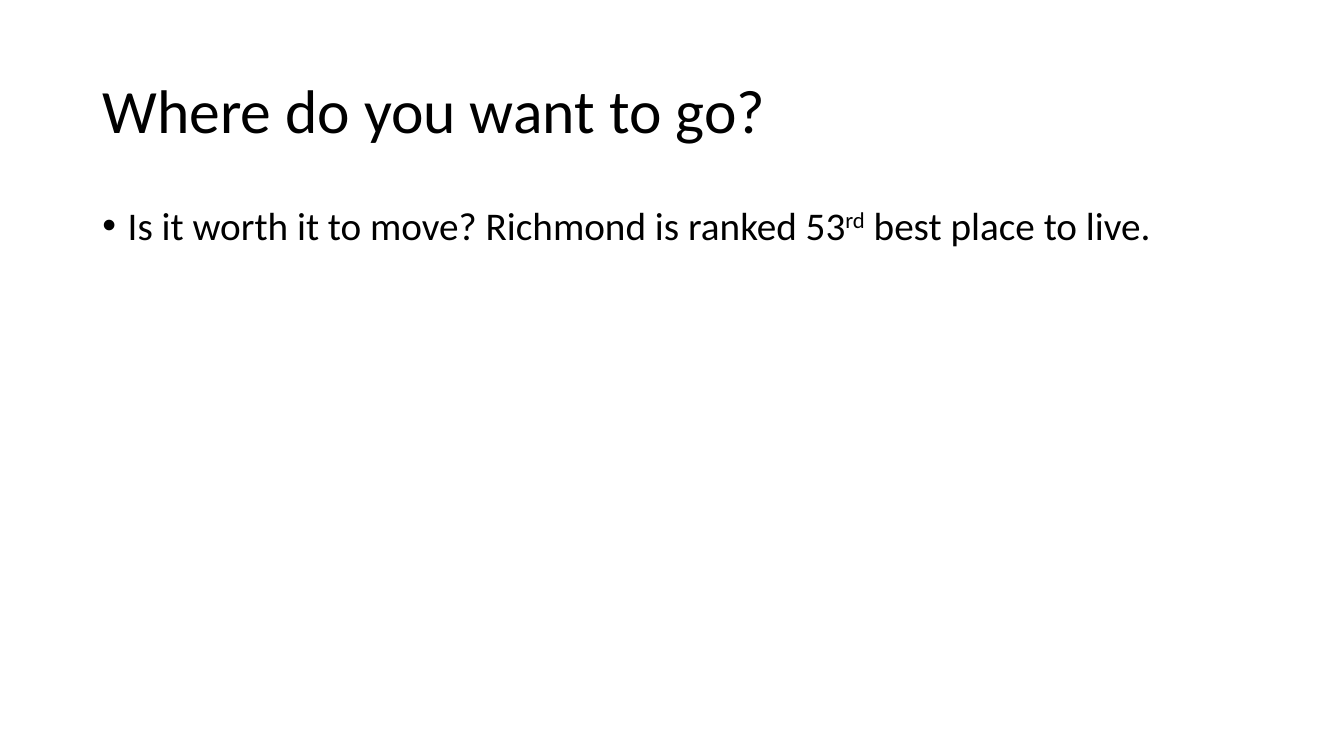
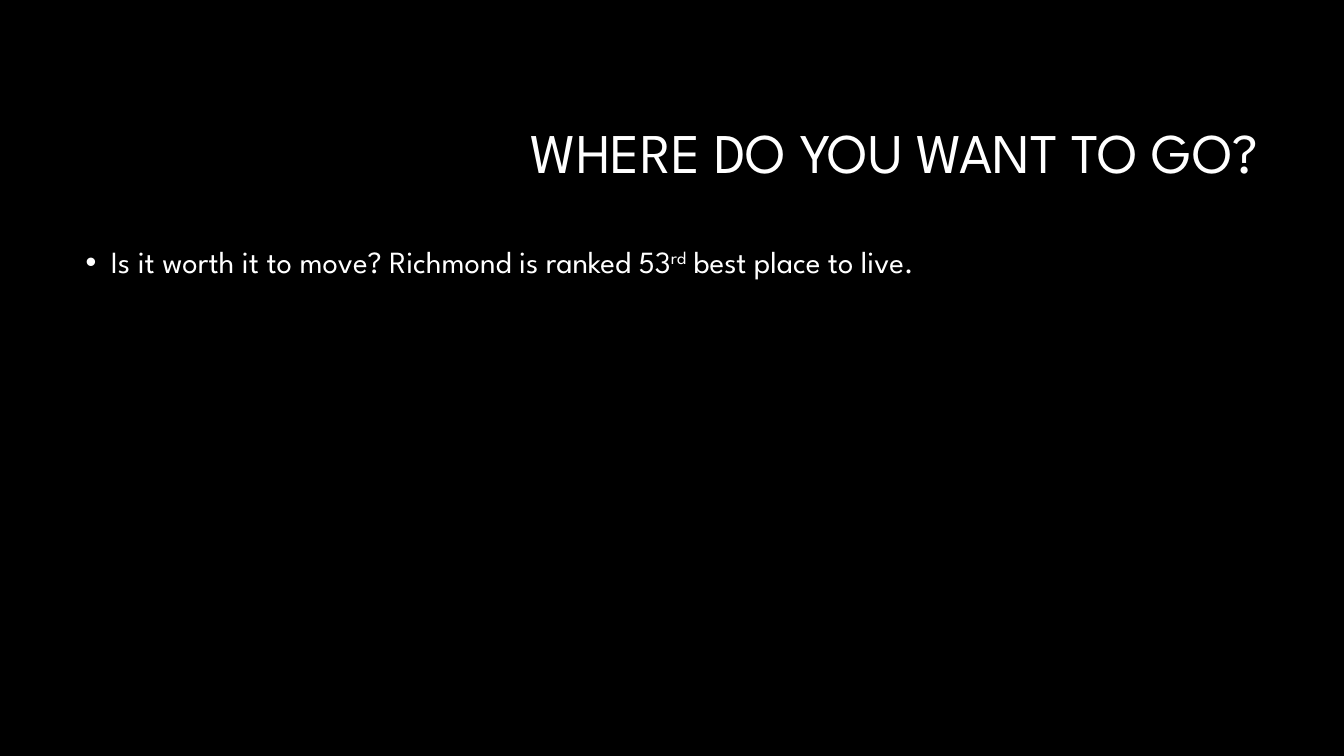
Before and after one commit to amishnerd/prospects, a slide deck: slide 9 of powerpoint.pptx. Drawn at 1344x756 pixels with LibreOffice and Linux fonts; fonts in the diff are those of the drawing; background and template pictures are left out. Boxes give left, top, right and bottom in pixels: in the first picture for what was removed or moved away, otherwise in the second. Text is boxed around its words. In the diff, an @@ line names an element or a change of style, - is before the commit and + after.

```diff
--- a/powerpoint.pptx
+++ b/powerpoint.pptx
@@ background #FFFFFF to #000000 @@
@@ title at box(531, 135, 1258, 174): text changed; size 44 to 40 pt; font Calibri to League Spartan; text colour #000000 to #FFFFFF @@
-Where do you want to go?
+WHERE DO YOU WANT TO GO?
@@ text "Is it worth it to ...": place and size @@
-text "Is it worth it to ..." at box(128, 212, 1151, 247)
+text "Is it worth it to ..." at box(111, 251, 914, 280)
@@ text "Is it worth it to ..." at box(111, 251, 914, 280): size 28 to 22 pt, font Calibri to League Spartan, text colour #000000 to #FFFFFF @@
```
Also in this commit, not shown: 7 other slides changed, 2 slides added, 1 slide removed, 2 other files.
